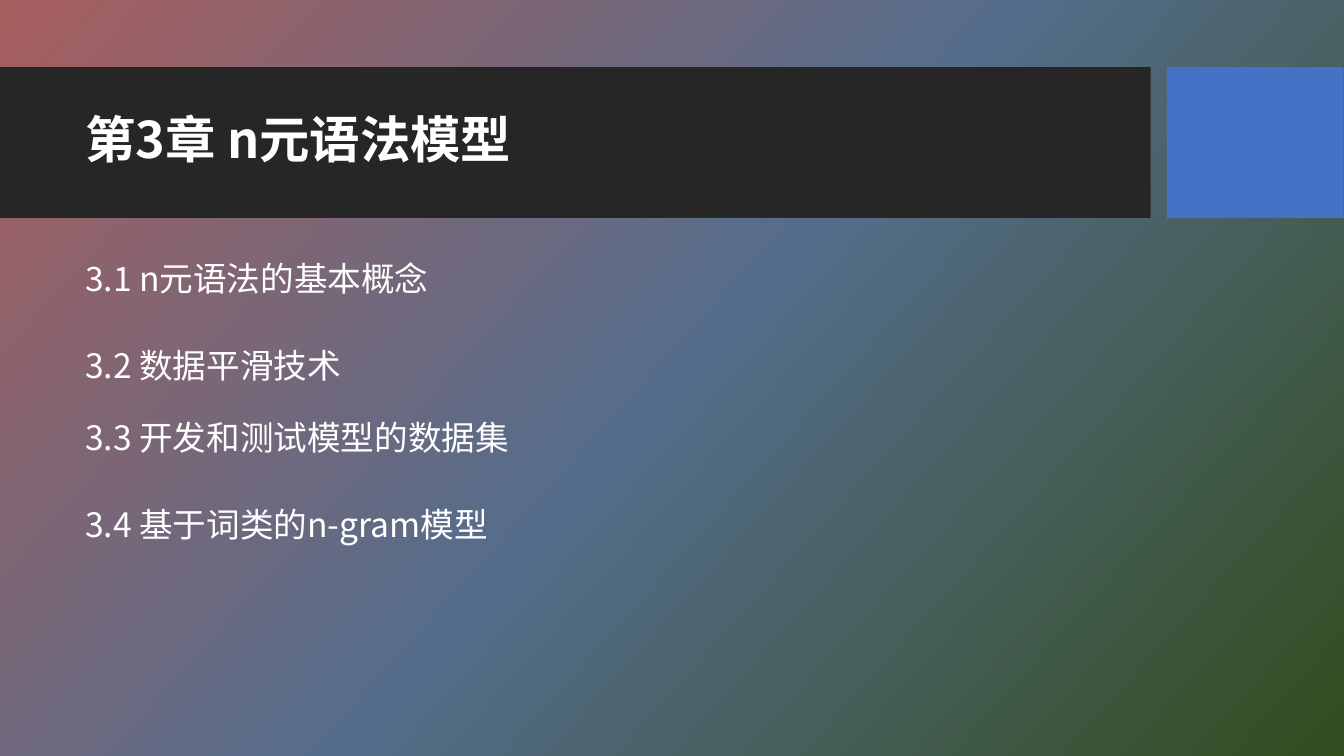
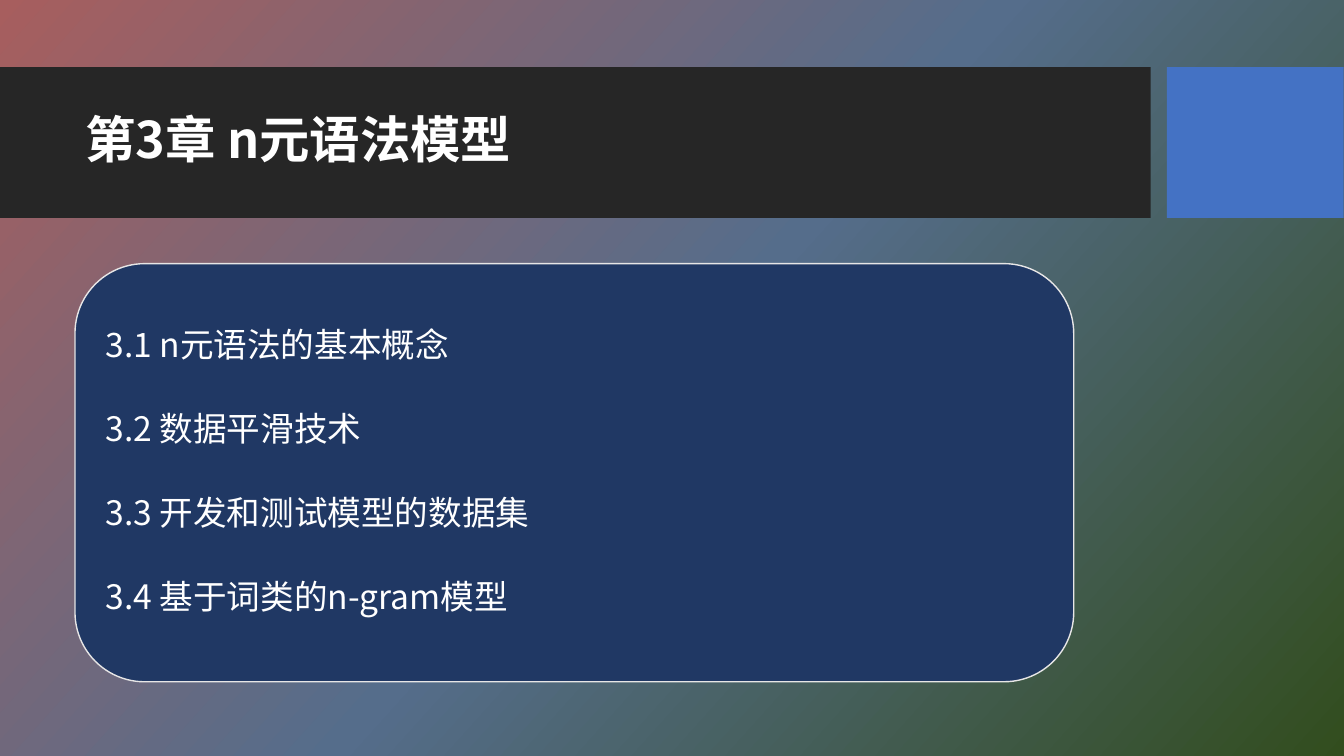
Before and after one commit to HBU/NLP_PPT, a slide deck: slide 2 of PPT-2020/ch03 n元语法模型.pptx. Drawn at 1344x756 pixels with LibreOffice and Linux fonts; fonts in the diff are those of the drawing; background and template pictures are left out. Boxes give left, top, right and bottom in pixels: in the first picture for what was removed or moved away, otherwise in the second. Text is boxed around its words. In the diff, an @@ line names an element or a change of style, - is before the commit and + after.

```diff
--- a/PPT-2020/ch03 n元语法模型.pptx
+++ b/PPT-2020/ch03 n元语法模型.pptx
@@ rounded rectangle added at bbox=[75, 264, 1074, 683], fill #203864, outline #E7E6E6 1 pt @@
@@ text "3.1 n元语法的基本概念": place and size @@
-text "3.1 n元语法的基本概念" at bbox=[85, 262, 509, 546]
+text "3.1 n元语法的基本概念" at bbox=[105, 328, 530, 618]
@@ text "3.1 n元语法的基本概念" at bbox=[105, 328, 530, 618]: vertical alignment top to middle @@
@@ text at bbox=[105, 328, 508, 618]: less space between paragraphs @@
@@ text at bbox=[105, 412, 530, 528]: text changed @@
-3.2 数据平滑技术
-3.3 开发和测试模型的数据集
+3.2 数据平滑技术
+3.3 开发和测试模型的数据集
```
Also in this commit, not shown: 4 other slides changed, 22 slides added, 3 slides removed.
